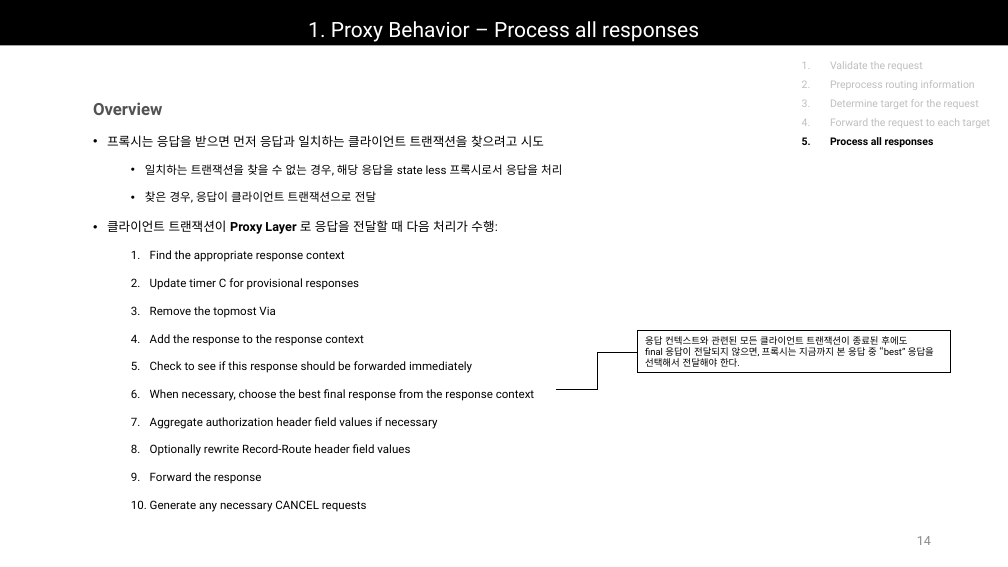
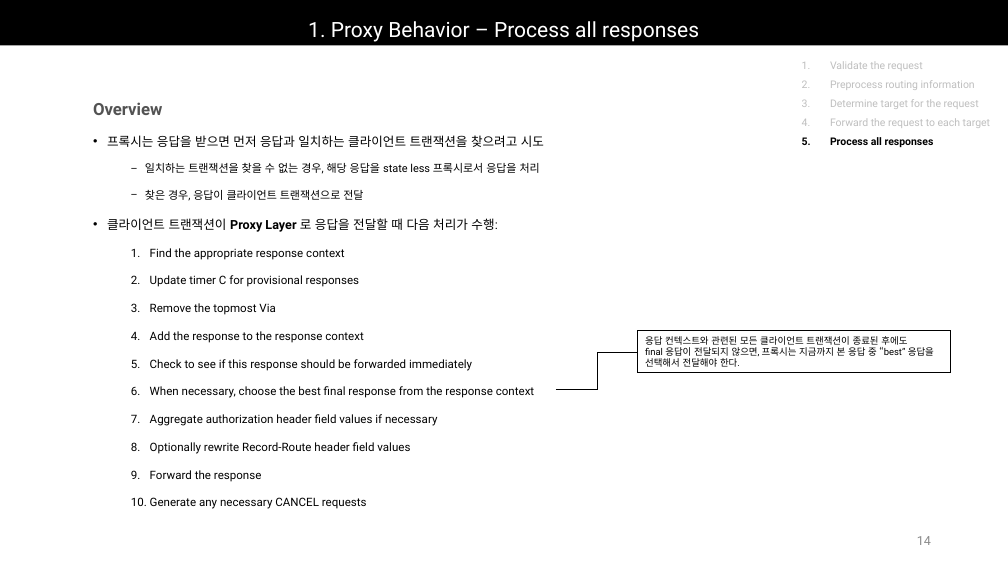
Before and after one commit to Epsilonely/SIP-Survey, a slide deck: slide 14 of 세미나 3차.pptx. Drawn at 1008x567 pixels with LibreOffice and Linux fonts; fonts in the diff are those of the drawing. Boxes give left, top, right and bottom in pixels: in the first picture for what was removed or moved away, otherwise in the second. Text is boxed around its words. In the diff, an @@ line names an element or a change of style, - is before the commit and + after.

```diff
--- a/세미나 3차.pptx
+++ b/세미나 3차.pptx
@@ text at [145, 163, 540, 201]: size 11 to 10.5 pt in "일치하는 트랜잭션을 찾을 수 없는 경우, 해당 ...", "찾은 경우, 응답이 클라이언트 트랜잭션으로 전달"; bullet • to − @@
```
Also in this commit, not shown: 1 other slide changed, 17 slides added, 3 other files.
